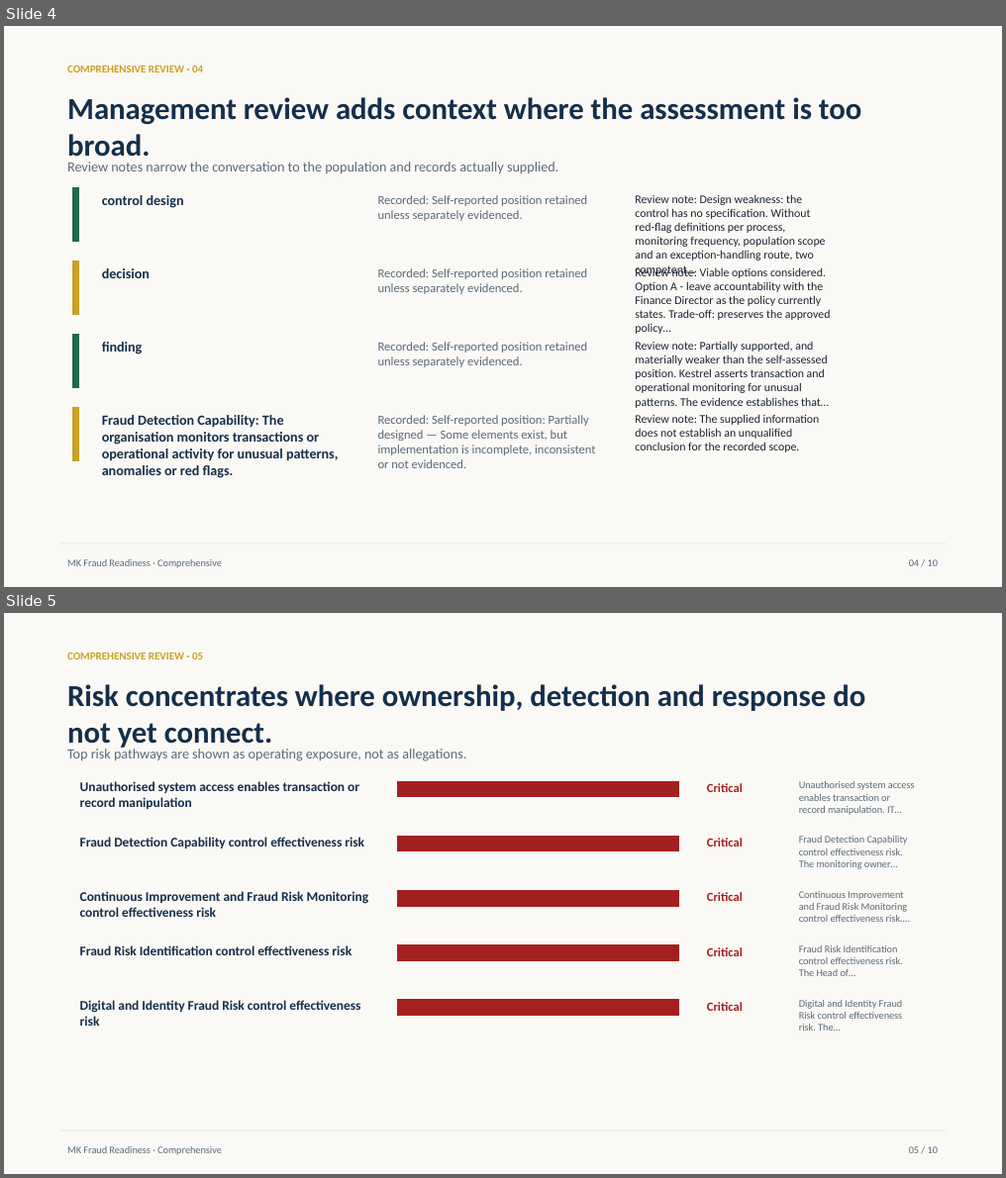
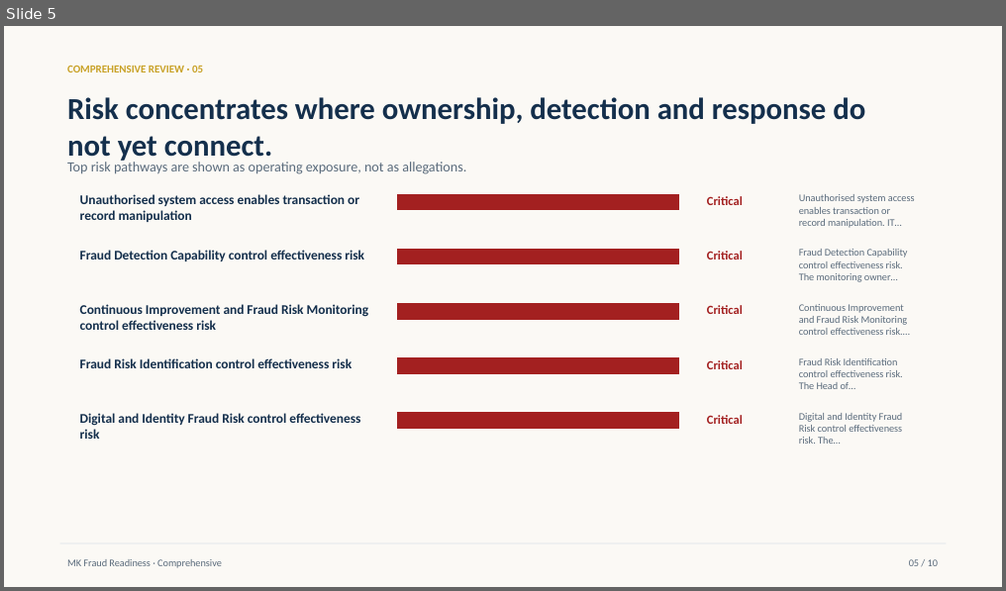
Before and after one commit to Tondani1995/mk-fraud-readiness-score, a slide deck: outputs/commercial-quality/comprehensive-executive-presentation.pptx. Shown one above the other, each under a label of ours: slides 4 and 5 before the commit, slide 5 after it. The pictures are 1006x1178 and 1006x591 pixels, drawn with LibreOffice and Linux fonts; fonts in the diff are those of the drawing. Boxes give left, top, right and bottom in pixels: in the first picture for what was removed or moved away, otherwise in the second. Text is boxed around its words. In the diff, an @@ line names an element or a change of style, - is before the commit and + after.

Commit message:
Correct Comprehensive Reporting Bible architecture

```diff
--- a/outputs/commercial-quality/comprehensive-executive-presentation.pptx
+++ b/outputs/commercial-quality/comprehensive-executive-presentation.pptx
@@ slide 4 removed at bbox=[4, 26, 1002, 587], background #FBF9F5 @@
@@ text removed at bbox=[67, 66, 203, 73] @@
-COMPREHENSIVE REVIEW · 04
@@ text removed at bbox=[67, 97, 861, 164] @@
-Management review adds context where the assessment is too broad.
@@ text removed at bbox=[67, 162, 558, 174] @@
-Review notes narrow the conversation to the population and records actually supplied.
@@ rectangle removed at bbox=[73, 188, 79, 242] @@
@@ text removed at bbox=[102, 195, 184, 208] @@
-control design
@@ text removed at bbox=[378, 195, 587, 221] @@
-Recorded: Self-reported position retained unless separately evidenced.
@@ text removed at bbox=[635, 194, 826, 276] @@
-Review note: Design weakness: the control has no specification. Without red-flag definitions per process, monitoring frequency, population scope and an exception-handling route, two competent…
@@ rectangle removed at bbox=[73, 262, 79, 315] @@
@@ text removed at bbox=[102, 269, 150, 278] @@
-decision
@@ text removed at bbox=[378, 269, 587, 294] @@
-Recorded: Self-reported position retained unless separately evidenced.
@@ text removed at bbox=[635, 267, 831, 334] @@
-Review note: Viable options considered. Option A - leave accountability with the Finance Director as the policy currently states. Trade-off: preserves the approved policy…
@@ rectangle removed at bbox=[73, 335, 79, 387] @@
@@ text removed at bbox=[102, 342, 143, 355] @@
-finding
@@ text removed at bbox=[378, 342, 587, 368] @@
-Recorded: Self-reported position retained unless separately evidenced.
@@ text removed at bbox=[635, 341, 829, 408] @@
-Review note: Partially supported, and materially weaker than the self-assessed position. Kestrel asserts transaction and operational monitoring for unusual patterns. The evidence establishes that…
@@ rectangle removed at bbox=[73, 408, 79, 461] @@
@@ text removed at bbox=[102, 415, 338, 478] @@
-Fraud Detection Capability: The organisation monitors transactions or operational activity for unusual patterns, anomalies or red flags.
@@ text removed at bbox=[378, 415, 596, 469] @@
-Recorded: Self-reported position: Partially designed — Some elements exist, but implementation is incomplete, inconsistent or not evidenced.
@@ text removed at bbox=[635, 414, 820, 453] @@
-Review note: The supplied information does not establish an unqualified conclusion for the recorded scope.
@@ line removed from (60, 544) to (945, 544) @@
@@ text removed at bbox=[67, 560, 222, 569] @@
-MK Fraud Readiness · Comprehensive
@@ text removed at bbox=[909, 560, 938, 567] @@
-04 / 10
```
Also in this commit, not shown: 4 slides changed, 2 slides added, 1 other slide removed, 48 other files.
